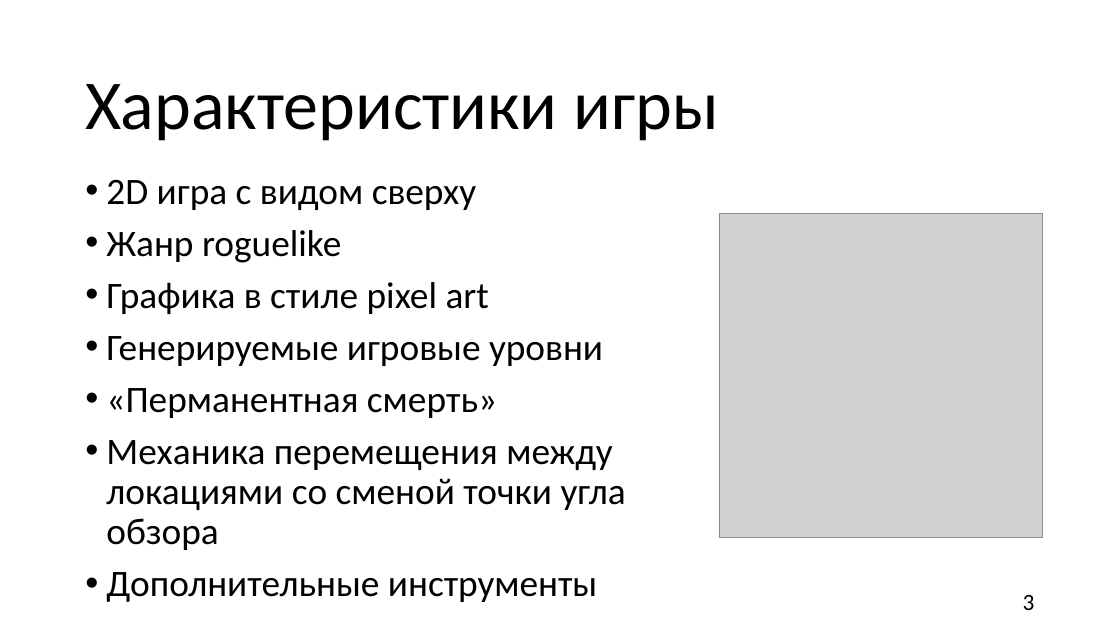
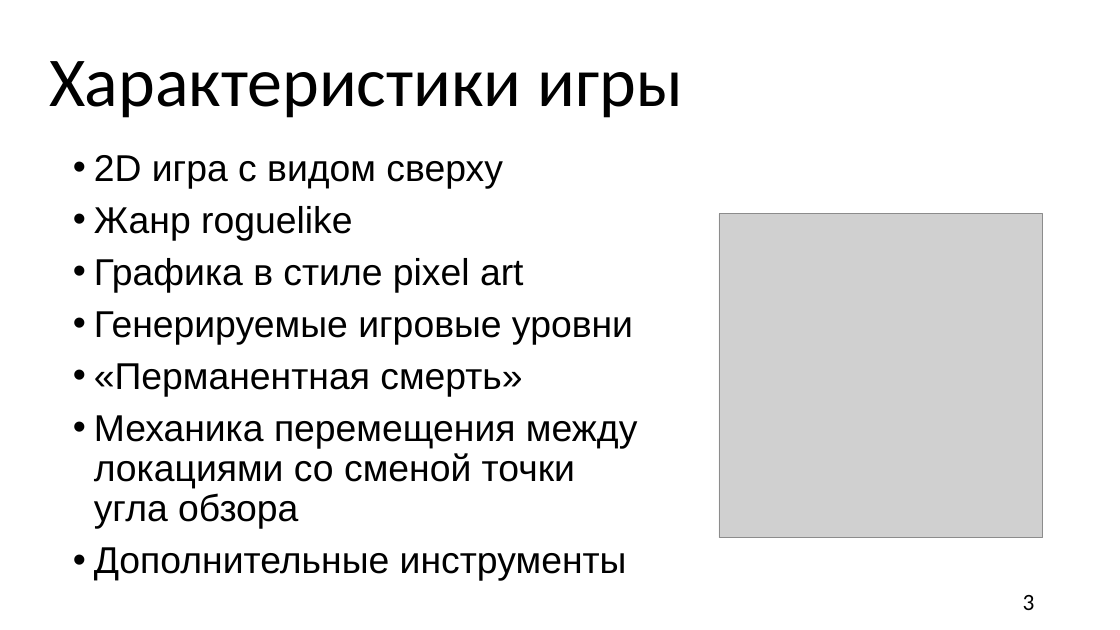
Before and after one commit to TiltInteractive/The-game-Resperation-, a slide deck: slide 3 of Б9121_09_03_03пикд_команда_4_презентация.pptx. Drawn at 1120x630 pixels with LibreOffice and Linux fonts; fonts in the diff are those of the drawing; grey boxes stand for pictures; background and template pictures are left out. Boxes give left, top, right and bottom in pixels: in the first picture for what was removed or moved away, otherwise in the second. Text is boxed around its words. In the diff, an @@ line names an element or a change of style, - is before the commit and + after.

```diff
--- a/Б9121_09_03_03пикд_команда_4_презентация.pptx
+++ b/Б9121_09_03_03пикд_команда_4_презентация.pptx
@@ title "Характеристики игры": place and size @@
-title "Характеристики игры" at [85,84,718,141]
+title "Характеристики игры" at [49,61,682,118]
@@ text "2D игра с видом сверху": place and size @@
-text "2D игра с видом сверху" at [106,179,626,602]
+text "2D игра с видом сверху" at [94,155,637,581]
@@ text "2D игра с видом сверху" at [94,155,637,581]: font Calibri to Arial @@
```
Also in this commit, not shown: 9 other slides changed.
